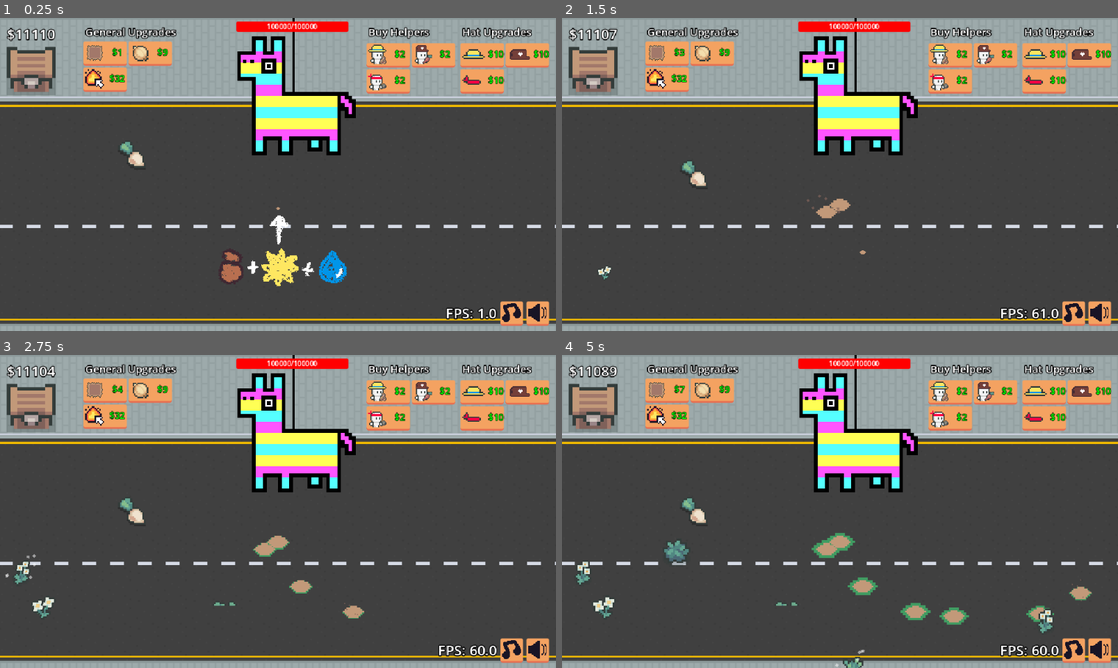
Above: before the commit, frames 1-4 (two rows, left to right).
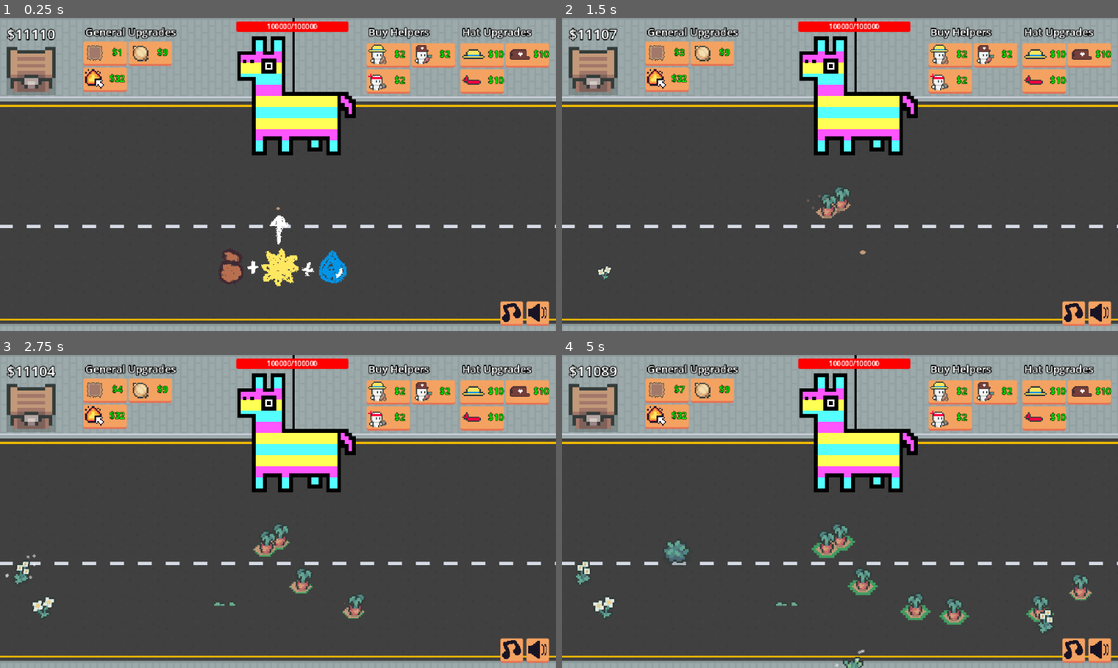
Above: after the commit, the same moments.

Repository: eric-marsh/farminata
Game: Godot game, scene res://scene/scene_switcher.tscn
Two runs of this game, one before a commit and one after it. Both use one fixed random seed, a clock stepped at 60 frames per second and the inputs below. Sound files missing from this copy of the repository are replaced by a short silence.
Inputs:
- Up to frame 1 (0.25 s): no input
- Up to frame 2 (1.5 s): click "$1" at 0.5 s; click "$2" at 1.25 s
- Up to frame 3 (2.75 s): click "$3" at 2 s
- Up to frame 4 (5 s): click "$4" at 2.75 s; click "$5" at 3.5 s; click "$6" at 4.25 s

The runs differ from the first frame. In frame 1, 0.4% of the frame differs, in the area x 21-90%, y 39-97%; in frame 2, 0.6%; in frame 3, 0.9%; in frame 4, 1.3%, in the area x 21-95%, y 45-97%.

Commit message:
add thumbnail mode

Diff:
--- a/scene/main.tscn
+++ b/scene/main.tscn
@@ -10,10 +10,10 @@
 [ext_resource type="Script" uid="uid://btvo711v3d32a" path="res://scene/drops_manager.gd" id="6_k65ib"]
 [ext_resource type="Script" uid="uid://b8iivuocvbyjt" path="res://script/helpers_container.gd" id="6_of57s"]
 [ext_resource type="PackedScene" uid="uid://pcjs3l3ltyss" path="res://scene/sell_chest.tscn" id="8_of57s"]
-[ext_resource type="PackedScene" uid="uid://xiwavl2b1sw0" path="res://scene/droppable.tscn" id="8_v2gmf"]
 [ext_resource type="PackedScene" uid="uid://c0isrep8hx4u6" path="res://scene/piniata.tscn" id="10_tqoya"]
 [ext_resource type="PackedScene" uid="uid://h4q30axum8vq" path="res://dead_piniata.tscn" id="12_hybxs"]
 [ext_resource type="Script" uid="uid://cc5rukvl6a3t8" path="res://scene/enviornment.gd" id="12_wscrc"]
+[ext_resource type="Texture2D" uid="uid://cw3y8vddhkx7q" path="res://img/logo.png" id="15_v2gmf"]
 [ext_resource type="Script" uid="uid://cp50src3rv8rv" path="res://scene/fade_away_rect.gd" id="16_jcbur"]
 
 [sub_resource type="RectangleShape2D" id="RectangleShape2D_k65ib"]
@@ -72,6 +72,7 @@
 
 [node name="Camera2D" type="Camera2D" parent="."]
 position = Vector2(320, 180)
+zoom = Vector2(2, 2)
 script = ExtResource("2_v0l8b")
 
 [node name="Audio" parent="Camera2D" instance=ExtResource("3_b5f6u")]
@@ -89,10 +90,6 @@
 [node name="Drops" type="Node2D" parent="."]
 y_sort_enabled = true
 script = ExtResource("6_k65ib")
-
-[node name="Droppable" parent="Drops" instance=ExtResource("8_v2gmf")]
-position = Vector2(152, 136)
-drop_type = 9
 
 [node name="Helpers" type="Node2D" parent="."]
 y_sort_enabled = true
@@ -157,4 +154,22 @@
 &"": SubResource("AnimationLibrary_tv8i1")
 }
 
+[node name="CanvasLayerLogo" type="CanvasLayer" parent="."]
+visible = false
+
+[node name="MarginContainer" type="MarginContainer" parent="CanvasLayerLogo"]
+anchors_preset = 15
+anchor_right = 1.0
+anchor_bottom = 1.0
+grow_horizontal = 2
+grow_vertical = 2
+theme_override_constants/margin_bottom = 16
+
+[node name="Sprite2D" type="TextureRect" parent="CanvasLayerLogo/MarginContainer"]
+z_index = 100
+layout_mode = 2
+size_flags_horizontal = 4
+size_flags_vertical = 8
+texture = ExtResource("15_v2gmf")
+
 [connection signal="animation_finished" from="FadeAwayRect/AnimationPlayer" to="FadeAwayRect" method="_on_animation_player_animation_finished"]
--- a/scene/slash_animation.tscn
+++ b/scene/slash_animation.tscn
@@ -4,7 +4,7 @@
 [ext_resource type="Script" uid="uid://dm76srq073yof" path="res://scene/slash_animation.gd" id="2_jfwg7"]
 
 [node name="SlashAnimation" type="AnimatedSprite2D"]
-z_index = 10
+z_index = 15
 sprite_frames = ExtResource("1_jfwg7")
 animation = &"electric_2"
 speed_scale = 4.0
--- a/script/debug.gd
+++ b/script/debug.gd
@@ -1,12 +1,12 @@
 extends Node
 
 var STARTING_MONEY: int = 11110
-var ALL_FULL_CROPS_AT_START:bool = false
+var ALL_FULL_CROPS_AT_START:bool = true
 
 var DONT_SAVE:bool = false
-var DONT_LOAD:bool = true
+var DONT_LOAD:bool = false
 
-var SHOW_FPS:bool = true
+var SHOW_FPS:bool = false
 
 var DELETE_SAVE:bool = false
 
@@ -24,7 +24,8 @@
 
 
 
-var ALWAYS_MUTE:bool = false
+var ALWAYS_MUTE:bool = true
+var THUMBNAIL_MODE: bool = false
 
 var DEBUG_ENABLE_DEBUGGING_KEYS:bool = true
 
--- a/script/main.gd
+++ b/script/main.gd
@@ -17,6 +17,22 @@
 	global_timer = 0
 	is_paused = false
 
+	if Debug.THUMBNAIL_MODE:
+		State.num_farmer_helpers = 3
+		State.num_attack_helpers = 0
+		State.num_pluck_helpers = 1
+		Globals.CanvasLayerNode.visible = false
+		$Camera2D.zoom = Vector2.ONE * 2
+		$GrowArea/CollisionShape2D.shape.size = Vector2(622, 329)
+		#scale = Vector2.ONE * 1.5
+		$Piniata.position = Vector2(320, 40)
+		Globals.PiniataNode.get_node("HealthBar").visible = false
+		$GrowArea/CollisionShape2D.position = Vector2(-23, -50)
+		$Tutorial.visible = false
+		$SellChest.visible = false
+		$CanvasLayerLogo.visible = true
+
+
 	if Debug.STARTING_MONEY > 0:
 		change_money(Debug.STARTING_MONEY)
 
@@ -30,6 +46,7 @@
 func _process(delta: float) -> void:
 	if is_paused:
 		return
+
 	global_timer += 1
 	State.total_game_time += delta
 	save_timer += delta
--- a/script/plot_util.gd
+++ b/script/plot_util.gd
@@ -11,7 +11,8 @@
 	p.global_position = get_random_position_in_grow_area()
 	if Debug.ALL_FULL_CROPS_AT_START:
 		p.plot_growth_state = Enum.Plot_Growth_State.Full
-		p.grow_type = Enum.Grow_Type.Carrot
+		var grow_type = State.unlocked_slot_outputs.pick_random()
+		p.grow_type = PlantUtil.drop_type_to_grow_type(grow_type if grow_type else Enum.Grow_Type.Carrot)
 		p.update_image()
 
 	Globals.PlotsContainer.add_child(p)
Binary file added: img/itch/thumbnail.gif
Binary file added: img/logo.png
Not shown, added: img/logo.png.import
